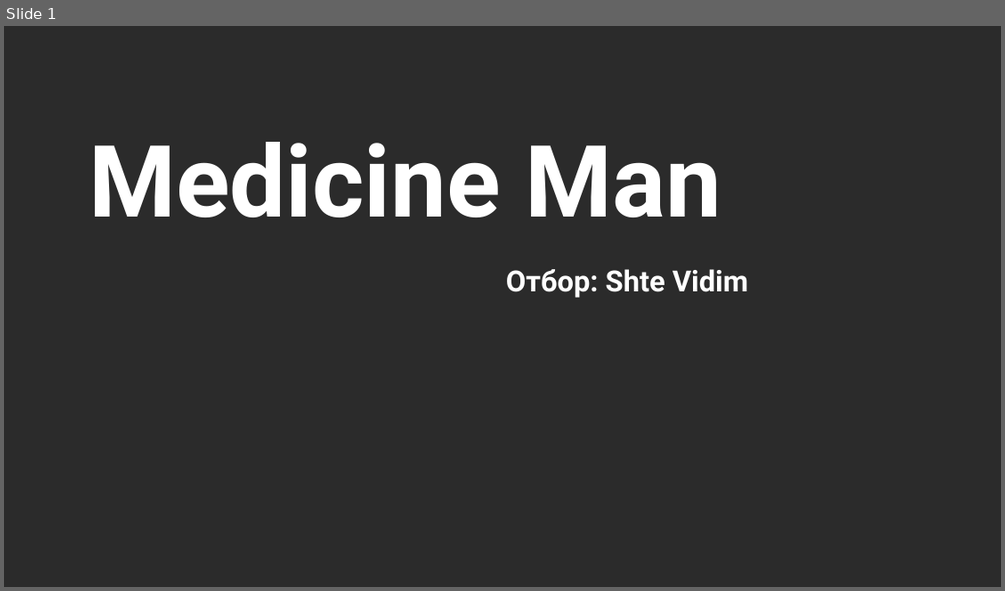
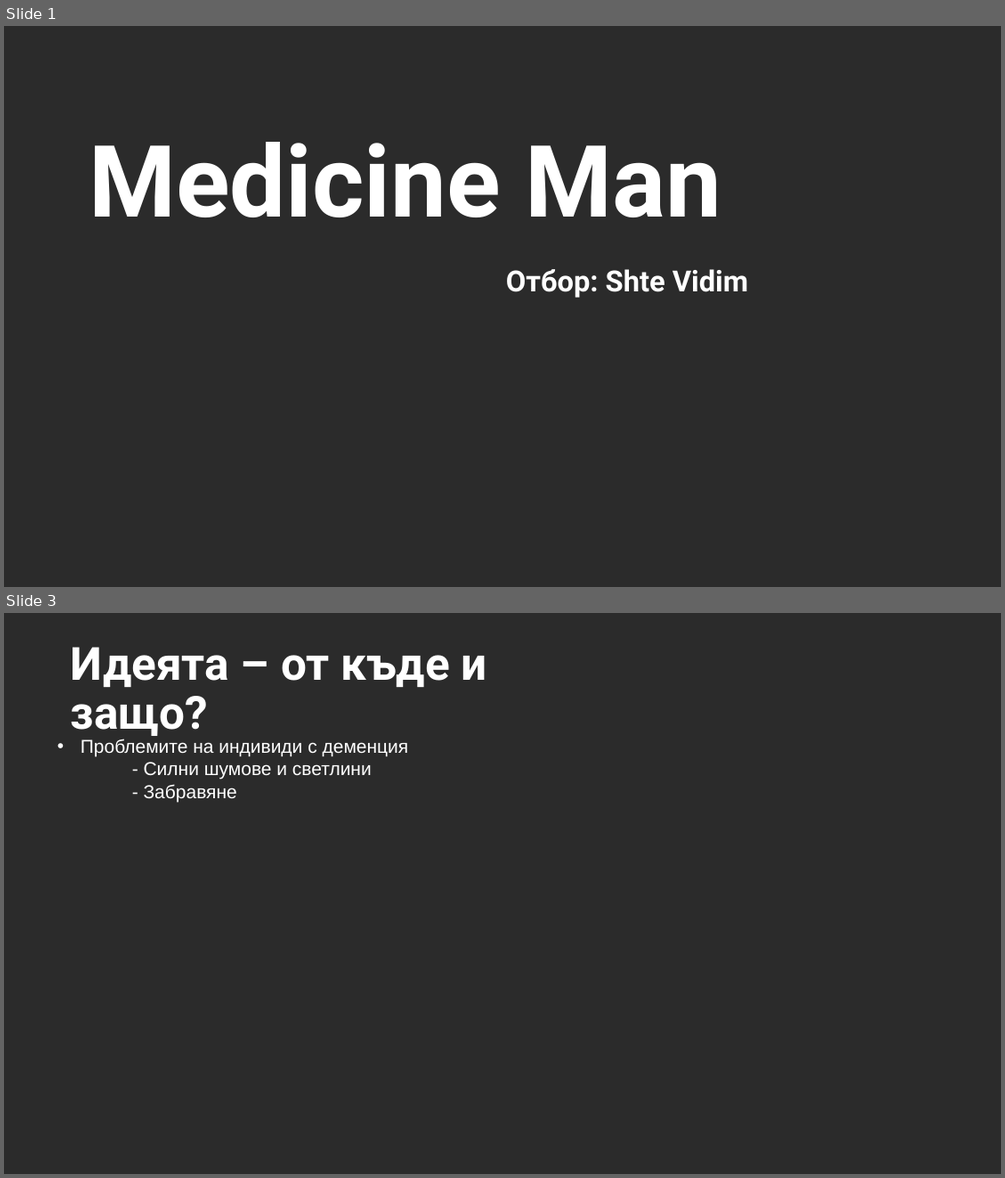
Before and after one commit to VicRattlehead502/Medicine-Man, a slide deck: Prezentaciq.pptx. Shown one above the other, each under a label of ours: slide 1 before the commit, slides 1 and 3 after it; the slides between them are not shown. The pictures are 1005x591 and 1005x1178 pixels, drawn with LibreOffice and Linux fonts; fonts in the diff are those of the drawing; background and template pictures are left out; a plain dark background stands for a picture behind light text. Boxes give left, top, right and bottom in pixels: in the first picture for what was removed or moved away, otherwise in the second. Text is boxed around its words. In the diff, an @@ line names an element or a change of style, - is before the commit and + after.

```diff
--- a/Prezentaciq.pptx
+++ b/Prezentaciq.pptx
@@ slide 3 added at bbox=[4, 613, 1001, 1174], background picture (left out) @@
@@ title added at bbox=[71, 647, 487, 740], 44 pt, text #FFFFFF, bold @@
+Идеята – от къде и защо?
@@ text added at bbox=[81, 738, 409, 802], 18 pt, text #FFFFFF @@
+• Проблемите на индивиди с деменция
+- Силни шумове и светлини
+- Забравяне
```
Also in this commit, not shown: 1 slide changed, 2 other files.
